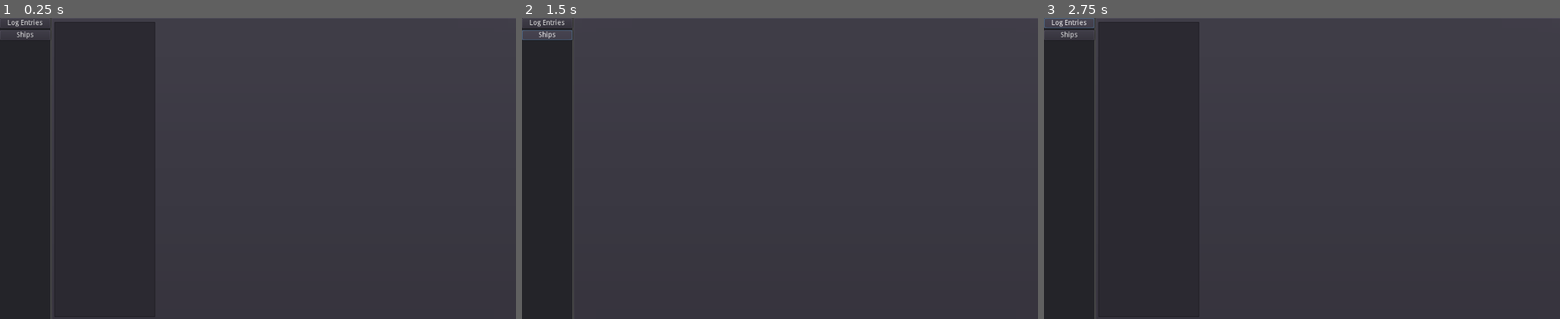
Above: before the commit, frames 1-3 (left to right).
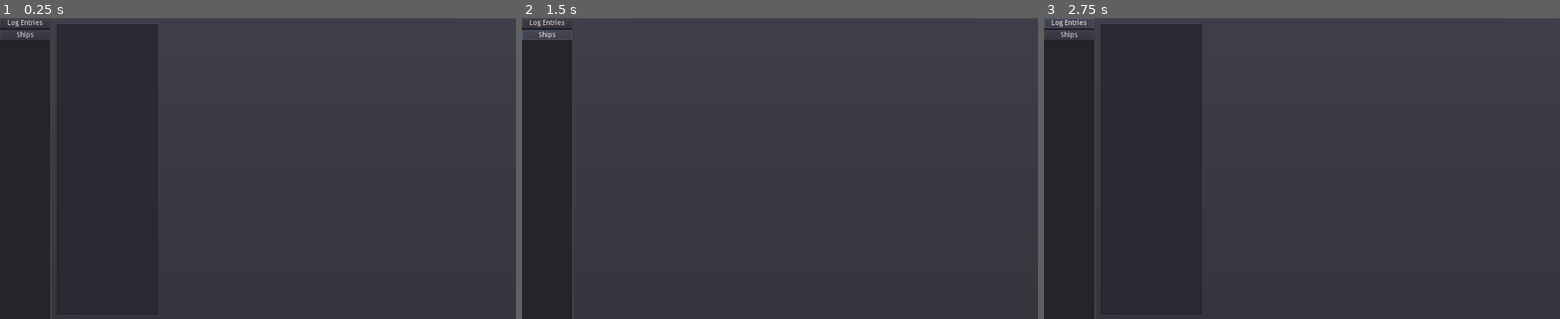
Above: after the commit, the same moments.

Repository: DigitalKI/EDTPT
Game: Godot game, scene res://MainContainer.tscn
Two runs of this game, one before a commit and one after it. Both use one fixed random seed, a clock stepped at 60 frames per second and the inputs below.
Inputs:
- Up to frame 1 (0.25 s): no input
- Up to frame 2 (1.5 s): click "Log Entries" at 0.5 s; click "Ships" at 1.25 s
- Up to frame 3 (2.75 s): click "Log Entries" at 2 s

The runs differ from the first frame. In frame 1, 0.2% of the frame differs, in the area x 10-31%, y 1-100%; in frame 2, nothing differs; in frame 3, 0.2%.

Commit message:
folders and singleton

Diff:
--- a/DataReader.gd
+++ b/Helpers/DataReader.gd
@@ -5,7 +5,7 @@
 var thread_reader : Thread = null
 var mutex
 var logfiles : Array = []
-var current_logobject = null
+var logobjects : Dictionary = {}
 
 #signal thread_completed_get_files
 signal thread_completed_get_log_objects
@@ -13,11 +13,12 @@
 func _ready():
 	thread_reader = Thread.new()
 	mutex = Mutex.new()
-#	if !self.is_connected("reset_thread", self, "_on_DataReader_reset_thread"):
-#		self.connect("reset_thread", self, "_on_DataReader_reset_thread")
+	get_all_log_objects_threaded()
+#	get_all_log_objects()
 
 func _exit_tree():
-	thread_reader.wait_to_finish()
+	if thread_reader.is_active():
+		thread_reader.wait_to_finish()
 
 func get_files(_nullarg = null):
 	var dir = Directory.new()
@@ -40,31 +41,33 @@
 func get_files_threaded():
 	thread_reader.start(self, "get_files", null)
 
-func get_log_objects(_filename):
+func get_log_object(_filename):
 	var file = File.new()
 	var jjournal : JSONParseResult
 	var results = []
-	mutex.lock()
 	if file.open(logs_path + _filename, File.READ) == OK:
 		while !file.eof_reached():
 			var content = file.get_line()
 			if content:
 				jjournal = JSON.parse(content)
-				results.append(jjournal.result)
+				if jjournal.result:
+					results.append(jjournal.result)
 		file.close()
-	current_logobject = results
+	return {"filename": _filename, "date_modified": file.get_modified_time(logs_path + _filename), "dataobject":results}
+
+func get_all_log_objects(_nullparam = null):
+	mutex.lock()
+#	logobjects.clear()
+	get_files()
+	var curr_logobj
+	for log_file in logfiles:
+		curr_logobj = get_log_object(log_file)
+		logobjects[curr_logobj["filename"]] = curr_logobj
 	mutex.unlock()
 	call_deferred("reset_thread")
 
-func get_log_objects_threaded(_filename):
-	thread_reader.start(self, "get_log_objects", _filename)
-
-#func read_log():
-#	for logfile in get_files():
-#		if logfile.get_extension() == 'log':
-#			var logf = get_log_object(logfile)
-#			print(logf)
-
+func get_all_log_objects_threaded():
+	thread_reader.start(self, "get_all_log_objects", null)
 
 func reset_thread():
 	if thread_reader.is_active():
--- a/JournalReader.gd
+++ /dev/null
@@ -1,32 +0,0 @@
-extends Control
-
-onready var log_entries = $HBoxContainer/LogEntries
-onready var log_details = $HBoxContainer/LogDetailContainer/LogDetails
-onready var datareader : DataReader = $DataReader
-
-
-# Called when the node enters the scene tree for the first time.
-func _ready():
-#	var log_files = datareader.get_files_threaded()
-	datareader.get_files()
-	for file_log in datareader.logfiles:
-		log_entries.add_item(file_log)
-
-func _on_LogEntries_item_selected(index):
-	var text = log_entries.get_item_text(index)
-	# Let's reset the details text area
-	log_details.scroll_to_line(0)
-	log_details.text = ""
-	datareader.get_log_objects_threaded(text)
-
-
-func _on_DataReader_thread_completed_get_log_objects():
-	if datareader.current_logobject:
-		var objtext = ""
-		for log_obj in datareader.current_logobject:
-			if log_obj:
-				for idx in log_obj.keys():
-					objtext +=  String(idx) + " - " + String(log_obj.get(idx)) + "\n"
-				objtext += "\n"
-			objtext += "------------------------\n"
-		log_details.text = objtext
--- a/JournalReader.tscn
+++ /dev/null
@@ -1,52 +0,0 @@
-[gd_scene load_steps=3 format=2]
-
-[ext_resource path="res://JournalReader.gd" type="Script" id=1]
-[ext_resource path="res://DataReader.gd" type="Script" id=2]
-
-[node name="JournalReader" type="Control"]
-anchor_right = 1.0
-anchor_bottom = 1.0
-script = ExtResource( 1 )
-__meta__ = {
-"_edit_use_anchors_": false
-}
-
-[node name="DataReader" type="Node" parent="."]
-script = ExtResource( 2 )
-
-[node name="HBoxContainer" type="HBoxContainer" parent="."]
-anchor_right = 1.0
-anchor_bottom = 1.0
-size_flags_horizontal = 3
-size_flags_vertical = 3
-__meta__ = {
-"_edit_use_anchors_": false
-}
-
-[node name="LogEntries" type="ItemList" parent="HBoxContainer"]
-margin_right = 200.0
-margin_bottom = 600.0
-rect_min_size = Vector2( 200, 50 )
-__meta__ = {
-"_edit_use_anchors_": false
-}
-
-[node name="LogDetailContainer" type="MarginContainer" parent="HBoxContainer"]
-margin_left = 204.0
-margin_right = 1024.0
-margin_bottom = 600.0
-size_flags_horizontal = 3
-size_flags_vertical = 3
-custom_constants/margin_right = 5
-custom_constants/margin_top = 5
-custom_constants/margin_left = 5
-custom_constants/margin_bottom = 5
-
-[node name="LogDetails" type="RichTextLabel" parent="HBoxContainer/LogDetailContainer"]
-margin_left = 5.0
-margin_top = 5.0
-margin_right = 815.0
-margin_bottom = 595.0
-
-[connection signal="thread_completed_get_log_objects" from="DataReader" to="." method="_on_DataReader_thread_completed_get_log_objects"]
-[connection signal="item_selected" from="HBoxContainer/LogEntries" to="." method="_on_LogEntries_item_selected"]
--- a/MainContainer.gd
+++ b/MainContainer.gd
@@ -1,19 +1,9 @@
 extends HBoxContainer
-
-
-# Declare member variables here. Examples:
-# var a = 2
-# var b = "text"
 
 
 # Called when the node enters the scene tree for the first time.
 func _ready():
 	pass # Replace with function body.
-
-
-# Called every frame. 'delta' is the elapsed time since the previous frame.
-#func _process(delta):
-#	pass
 
 
 func _on_BtLogs_pressed():
--- a/MainContainer.tscn
+++ b/MainContainer.tscn
@@ -1,6 +1,6 @@
 [gd_scene load_steps=3 format=2]
 
-[ext_resource path="res://JournalReader.tscn" type="PackedScene" id=1]
+[ext_resource path="res://TabScreens/JournalReader.tscn" type="PackedScene" id=1]
 [ext_resource path="res://MainContainer.gd" type="Script" id=2]
 
 [node name="MainContainer" type="HBoxContainer"]
@@ -23,6 +23,9 @@
 [node name="VBoxContainer" type="VBoxContainer" parent="Panel"]
 anchor_right = 1.0
 anchor_bottom = 1.0
+__meta__ = {
+"_edit_use_anchors_": false
+}
 
 [node name="BtLogs" type="Button" parent="Panel/VBoxContainer"]
 margin_right = 100.0
@@ -59,6 +62,7 @@
 anchor_right = 1.0
 anchor_bottom = 1.0
 margin_left = 4.0
+margin_top = 8.0
 margin_right = -4.0
 margin_bottom = -4.0
 
@@ -67,6 +71,7 @@
 anchor_right = 1.0
 anchor_bottom = 1.0
 margin_left = 4.0
+margin_top = 8.0
 margin_right = -4.0
 margin_bottom = -4.0
 
@@ -75,6 +80,7 @@
 anchor_right = 1.0
 anchor_bottom = 1.0
 margin_left = 4.0
+margin_top = 8.0
 margin_right = -4.0
 margin_bottom = -4.0
 
--- /dev/null
+++ b/TabScreens/JournalReader.gd
@@ -0,0 +1,32 @@
+extends Control
+
+onready var log_entries = $LogDetailContainer/HBoxContainer/LogEntries
+onready var log_details = $LogDetailContainer/HBoxContainer/LogDetails
+
+
+# Called when the node enters the scene tree for the first time.
+func _ready():
+	data_reader.connect("thread_completed_get_log_objects", self, "_on_DataReader_thread_completed_get_log_objects")
+
+func _on_LogEntries_item_selected(index):
+	var journal_name = log_entries.get_item_text(index)
+	# Let's reset the details text area
+	log_details.scroll_to_line(0)
+	log_details.text = ""
+	show_data_object(data_reader.logobjects[journal_name]["dataobject"])
+
+
+func _on_DataReader_thread_completed_get_log_objects():
+	for logobj in data_reader.logobjects:
+		log_entries.add_item(logobj["filename"])
+
+func show_data_object(_current_logobject):
+	if _current_logobject:
+		var objtext = ""
+		for log_obj in _current_logobject:
+			if log_obj:
+				for idx in log_obj.keys():
+					objtext +=  String(idx) + " - " + String(log_obj.get(idx)) + "\n"
+				objtext += "\n"
+			objtext += "------------------------\n"
+		log_details.text = objtext
--- /dev/null
+++ b/TabScreens/JournalReader.tscn
@@ -0,0 +1,52 @@
+[gd_scene load_steps=2 format=2]
+
+[ext_resource path="res://TabScreens/JournalReader.gd" type="Script" id=1]
+
+[node name="JournalReader" type="Control"]
+anchor_right = 1.0
+anchor_bottom = 1.0
+script = ExtResource( 1 )
+__meta__ = {
+"_edit_use_anchors_": false
+}
+
+[node name="LogDetailContainer" type="MarginContainer" parent="."]
+anchor_right = 1.0
+anchor_bottom = 1.0
+size_flags_horizontal = 3
+size_flags_vertical = 3
+custom_constants/margin_right = 5
+custom_constants/margin_top = 5
+custom_constants/margin_left = 5
+custom_constants/margin_bottom = 5
+__meta__ = {
+"_edit_use_anchors_": false
+}
+
+[node name="HBoxContainer" type="HBoxContainer" parent="LogDetailContainer"]
+margin_left = 5.0
+margin_top = 5.0
+margin_right = 1019.0
+margin_bottom = 595.0
+size_flags_horizontal = 3
+size_flags_vertical = 3
+__meta__ = {
+"_edit_use_anchors_": false
+}
+
+[node name="LogEntries" type="ItemList" parent="LogDetailContainer/HBoxContainer"]
+margin_right = 200.0
+margin_bottom = 590.0
+rect_min_size = Vector2( 200, 50 )
+__meta__ = {
+"_edit_use_anchors_": false
+}
+
+[node name="LogDetails" type="RichTextLabel" parent="LogDetailContainer/HBoxContainer"]
+margin_left = 204.0
+margin_right = 1014.0
+margin_bottom = 590.0
+size_flags_horizontal = 3
+size_flags_vertical = 3
+
+[connection signal="item_selected" from="LogDetailContainer/HBoxContainer/LogEntries" to="." method="_on_LogEntries_item_selected"]
--- a/project.godot
+++ b/project.godot
@@ -12,7 +12,7 @@
 "base": "Node",
 "class": "DataReader",
 "language": "GDScript",
-"path": "res://DataReader.gd"
+"path": "res://Helpers/DataReader.gd"
 } ]
 _global_script_class_icons={
 "DataReader": ""
@@ -23,6 +23,10 @@
 config/name="EDTPT"
 run/main_scene="res://MainContainer.tscn"
 config/icon="res://icon.png"
+
+[autoload]
+
+data_reader="*res://Helpers/DataReader.gd"
 
 [global]
 
